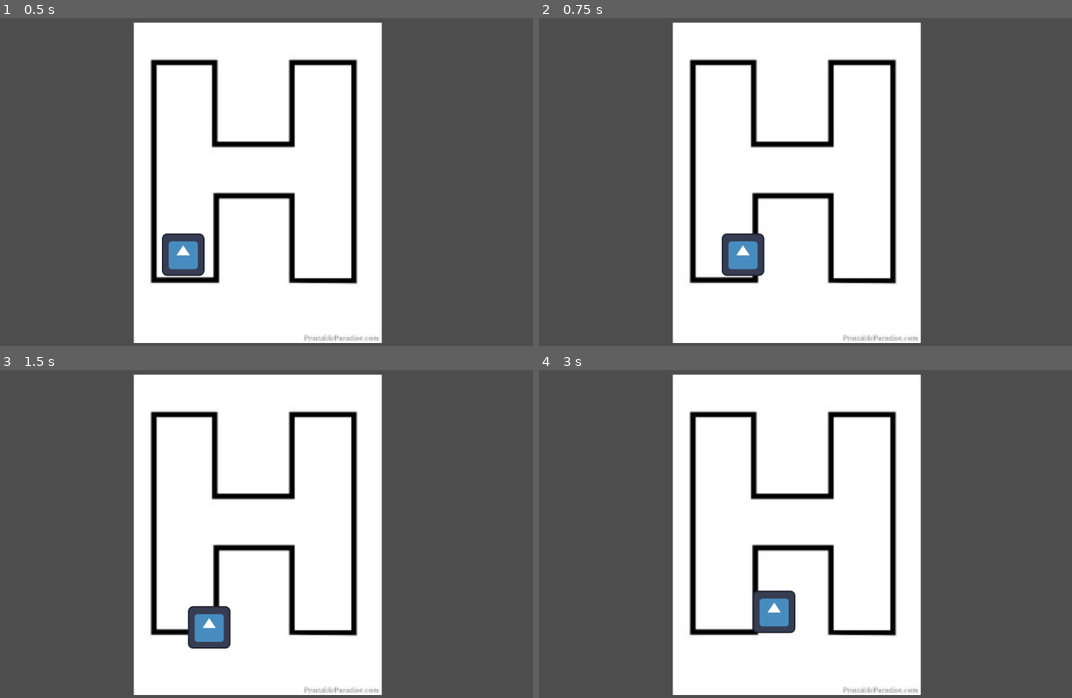
Above: before the commit, frames 1-4 (two rows, left to right).
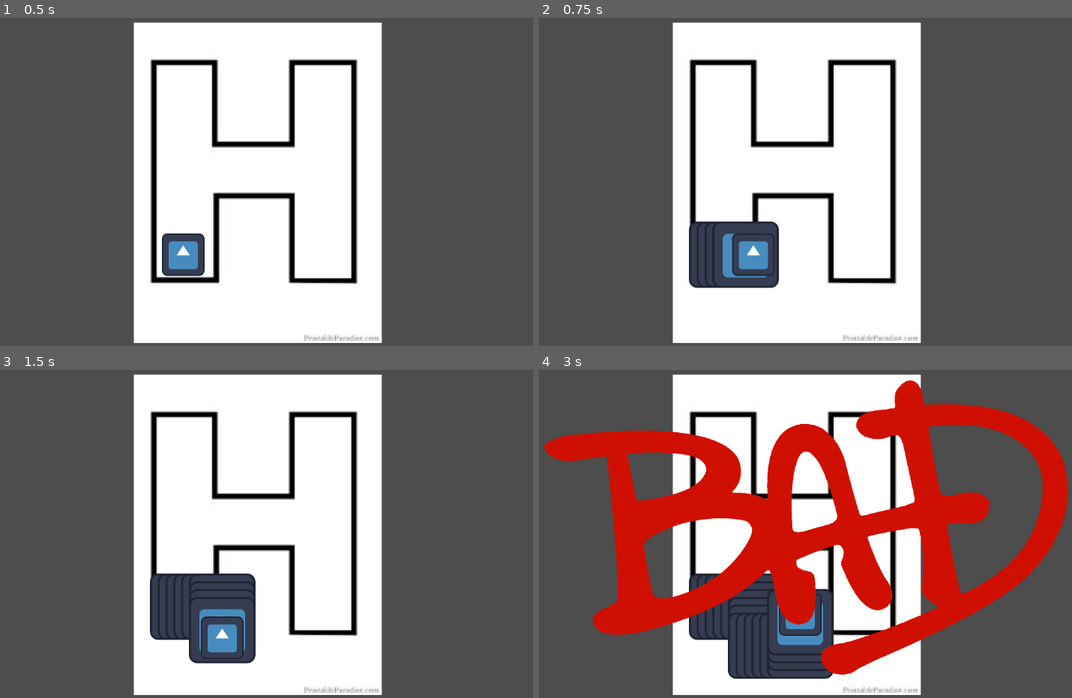
Above: after the commit, the same moments.

Repository: SafiaEzzahir/midnight-day-1
Game: Godot game, scene res://Scenes/match-shape-scene.tscn
Two runs of this game, one before a commit and one after it. Both use one fixed random seed, a clock stepped at 60 frames per second and the inputs below. The engine's default icon, where the game draws it, is replaced by a stand-in: a white triangle on a blue panel in a dark square.
Inputs:
- Up to frame 1 (0.5 s): no input
- Up to frame 2 (0.75 s): tap Enter at 0.5 s; hold Right (right) from 0.53 s (still down); tap Alt at 0.6 s
- Up to frame 3 (1.5 s): tap Space at 1.25 s; release Right (right) at 1.28 s; hold Down (down) from 1.28 s (still down); tap Shift at 1.35 s
- Up to frame 4 (3 s): tap Enter at 2 s; release Down (down) at 2.03 s; hold Right (right) 2.03-2.78 s; tap Alt at 2.1 s; tap Space at 2.75 s; hold Up (up) from 2.78 s (still down); tap Shift at 2.85 s

Frame 1 is identical in both runs. In frame 2, 2.9% of the frame differs, in the area x 28-46%, y 61-83%; in frame 3, 4.5%; in frame 4, 35%, in the area x 0-100%, y 3-95%.

Commit message:
Finish LetterH scene and finish minigame

Diff:
--- /dev/null
+++ b/midnight1/Scenes/Letters/Checkpoint.tscn
@@ -0,0 +1,11 @@
+[gd_scene load_steps=2 format=3 uid="uid://c6706tcgw2gki"]
+
+[sub_resource type="RectangleShape2D" id="RectangleShape2D_atufh"]
+size = Vector2(31, 20)
+
+[node name="Checkpoint" type="Area2D"]
+collision_layer = 2
+collision_mask = 2
+
+[node name="CollisionShape2D" type="CollisionShape2D" parent="."]
+shape = SubResource("RectangleShape2D_atufh")
--- a/midnight1/Scenes/Letters/HorizontalTrail.tscn
+++ b/midnight1/Scenes/Letters/HorizontalTrail.tscn
@@ -3,6 +3,4 @@
 [ext_resource type="Texture2D" uid="uid://c1vrphvqlnted" path="res://icon.svg" id="1_67n0k"]
 
 [node name="Sprite2D" type="Sprite2D"]
-position = Vector2(3.5527137e-15, 5.9999995)
-scale = Vector2(0.8, 0.1)
 texture = ExtResource("1_67n0k")
--- a/midnight1/Scenes/Letters/LetterH.tscn
+++ b/midnight1/Scenes/Letters/LetterH.tscn
@@ -1,9 +1,48 @@
-[gd_scene load_steps=3 format=3 uid="uid://d4l6uovpmqytb"]
+[gd_scene load_steps=4 format=3 uid="uid://d4l6uovpmqytb"]
 
 [ext_resource type="Texture2D" uid="uid://db6drncpxjxf" path="res://Assets/letterh.jpg" id="1_1fr6n"]
+[ext_resource type="PackedScene" uid="uid://c6706tcgw2gki" path="res://Scenes/Letters/Checkpoint.tscn" id="2_uynwc"]
 
 [sub_resource type="GDScript" id="GDScript_1fr6n"]
 script/source = "extends Area2D
+
+var checkpoints = 0
+const target = 5
+
+var t1 = false
+var t2 = false
+var t3 = false
+var t4 = false
+var t5 = false
+
+func _on_checkpoint_1_area_entered(_area: Area2D) -> void:
+	if not t1:
+		checkpoints+=1
+		t1 = true
+
+func _on_checkpoint_2_area_entered(_area: Area2D) -> void:
+	if not t2:
+		checkpoints+=1
+		t2 = true
+
+func _on_checkpoint_3_area_entered(_area: Area2D) -> void:
+	if not t3:
+		checkpoints+=1
+		t3 = true
+
+func _on_checkpoint_4_area_entered(_area: Area2D) -> void:
+	if not t4:
+		checkpoints+=1
+		t4 = true
+
+func _on_checkpoint_5_area_entered(_area: Area2D) -> void:
+	if not t5:
+		checkpoints+=1
+		t5 = true
+
+func _process(_delta: float) -> void:
+	if checkpoints == target:
+		print(\"success!!\")
 "
 
 [node name="LetterH" type="Area2D"]
@@ -18,3 +57,26 @@
 position = Vector2(-6.9777527, -6.833435)
 scale = Vector2(1.0029297, 1.0057844)
 polygon = PackedVector2Array(379.40375, 527.01624, 500.40375, 527.01624, 498.40375, 356.0162, 643.40375, 353.0162, 643.40375, 526.01624, 762.40375, 526.01624, 763.40375, 84.016205, 646.40375, 84.016205, 643.40375, 244.0162, 499.40375, 244.0162, 495.40375, 86.016205, 382.40375, 85.016205)
+
+[node name="Checkpoints" type="Node2D" parent="."]
+
+[node name="Checkpoint1" parent="Checkpoints" instance=ExtResource("2_uynwc")]
+position = Vector2(433, 104)
+
+[node name="Checkpoint2" parent="Checkpoints" instance=ExtResource("2_uynwc")]
+position = Vector2(437, 299)
+
+[node name="Checkpoint3" parent="Checkpoints" instance=ExtResource("2_uynwc")]
+position = Vector2(701, 297)
+
+[node name="Checkpoint4" parent="Checkpoints" instance=ExtResource("2_uynwc")]
+position = Vector2(700, 104)
+
+[node name="Checkpoint5" parent="Checkpoints" instance=ExtResource("2_uynwc")]
+position = Vector2(708, 487)
+
+[connection signal="area_entered" from="Checkpoints/Checkpoint1" to="." method="_on_checkpoint_1_area_entered"]
+[connection signal="area_entered" from="Checkpoints/Checkpoint2" to="." method="_on_checkpoint_2_area_entered"]
+[connection signal="area_entered" from="Checkpoints/Checkpoint3" to="." method="_on_checkpoint_3_area_entered"]
+[connection signal="area_entered" from="Checkpoints/Checkpoint4" to="." method="_on_checkpoint_4_area_entered"]
+[connection signal="area_entered" from="Checkpoints/Checkpoint5" to="." method="_on_checkpoint_5_area_entered"]
--- a/midnight1/Scenes/drawer.gd
+++ b/midnight1/Scenes/drawer.gd
@@ -1,18 +1 @@
 extends Area2D
-
-const upanddown = preload("res://Scenes/Letters/HorizontalTrail.tscn")
-
-func _input(_event):
-	if Input.is_action_pressed("up"):
-		position.y -= 10
-		var trail = upanddown.instantiate()
-		print(trail)
-		trail.position.y = position.y-10
-		trail.position.x = position.x
-		trail.z_index = 1
-	elif Input.is_action_pressed("down"):
-		position.y += 10
-	elif Input.is_action_pressed("left"):
-		position.x -= 10
-	elif Input.is_action_pressed("right"):
-		position.x += 10
--- a/midnight1/Scenes/match-shape-scene.tscn
+++ b/midnight1/Scenes/match-shape-scene.tscn
@@ -19,6 +19,8 @@
 z_index = 1
 position = Vector2(423, 472)
 scale = Vector2(0.8, 0.8)
+collision_layer = 3
+collision_mask = 3
 script = ExtResource("2_er7w1")
 
 [node name="Sprite2D" type="Sprite2D" parent="Drawer"]
@@ -31,7 +33,7 @@
 shape = SubResource("RectangleShape2D_er7w1")
 
 [node name="TextureRect" type="TextureRect" parent="."]
-visible = false
+z_index = 2
 offset_right = 1161.0
 offset_bottom = 657.0
 expand_mode = 1
--- /dev/null
+++ b/midnight1/Scripts/LetterH.tres.gd
@@ -0,0 +1,39 @@
+extends Area2D
+
+var checkpoints = 0
+const target = 5
+
+var t1 = false
+var t2 = false
+var t3 = false
+var t4 = false
+var t5 = false
+
+func _on_checkpoint_1_area_entered(_area: Area2D) -> void:
+	if not t1:
+		checkpoints+=1
+		t1 = true
+
+func _on_checkpoint_2_area_entered(_area: Area2D) -> void:
+	if not t2:
+		checkpoints+=1
+		t2 = true
+
+func _on_checkpoint_3_area_entered(_area: Area2D) -> void:
+	if not t3:
+		checkpoints+=1
+		t3 = true
+
+func _on_checkpoint_4_area_entered(_area: Area2D) -> void:
+	if not t4:
+		checkpoints+=1
+		t4 = true
+
+func _on_checkpoint_5_area_entered(_area: Area2D) -> void:
+	if not t5:
+		checkpoints+=1
+		t5 = true
+
+func _process(_delta: float) -> void:
+	if checkpoints == target:
+		print("success!!")
--- a/midnight1/Scripts/match-shape-scene.gd
+++ b/midnight1/Scripts/match-shape-scene.gd
@@ -1,17 +1,57 @@
 extends Node2D
 
+const upanddown = preload("res://Scenes/Letters/HorizontalTrail.tscn")
 var h = preload("res://Scenes/Letters/LetterH.tscn")
 #preload other scenes
 
 var letterscene = null
 
-#instantiate current letter scene
+
+#connect win/lose signal to trail to change colour
 
 func _ready():
 	pass
 
-func _on_letter_h_area_exited(area: Area2D) -> void:
+func _on_letter_h_area_exited(_area: Area2D) -> void:
 	_fail_and_reset()
 
 func _fail_and_reset():
 	$TextureRect.texture = load("res://Assets/BadlogoMJ.png")
+
+func _input(_event):
+	if Input.is_action_pressed("up"):
+		$Drawer.position.y -= 15
+		set_up_trail()
+	elif Input.is_action_pressed("down"):
+		$Drawer.position.y += 15
+		set_down_trail()
+	elif Input.is_action_pressed("left"):
+		$Drawer.position.x -= 15
+		set_left_trail()
+	elif Input.is_action_pressed("right"):
+		$Drawer.position.x += 15
+		set_right_trail()
+
+func set_up_trail():
+	var trail = upanddown.instantiate()
+	trail.position.y = $Drawer.position.y + 15
+	trail.position.x = $Drawer.position.x
+	add_child(trail)
+
+func set_down_trail():
+	var trail = upanddown.instantiate()
+	trail.position.y = $Drawer.position.y - 15
+	trail.position.x = $Drawer.position.x
+	add_child(trail)
+
+func set_left_trail():
+	var trail = upanddown.instantiate()
+	trail.position.y = $Drawer.position.y
+	trail.position.x = $Drawer.position.x + 15
+	add_child(trail)
+
+func set_right_trail():
+	var trail = upanddown.instantiate()
+	trail.position.y = $Drawer.position.y
+	trail.position.x = $Drawer.position.x - 15
+	add_child(trail)
Not shown, added: midnight1/Scripts/LetterH.tres.gd.uid
